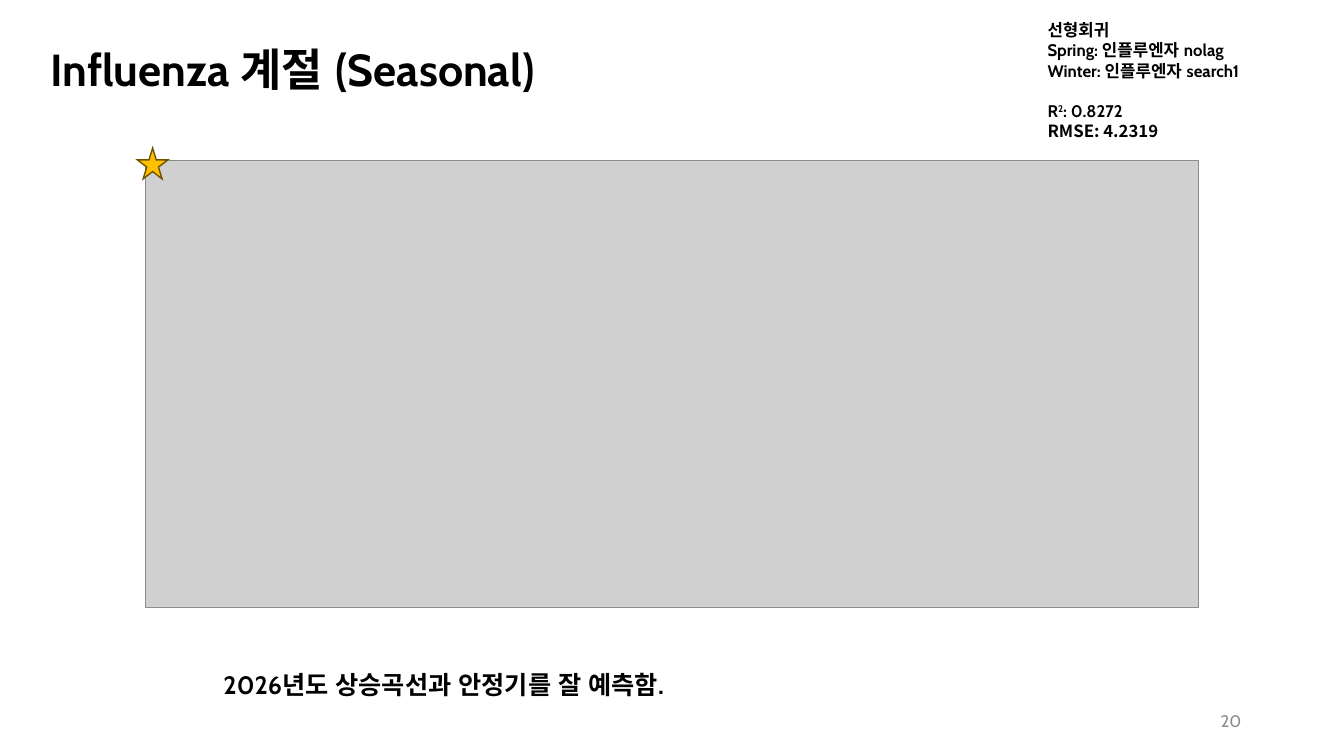
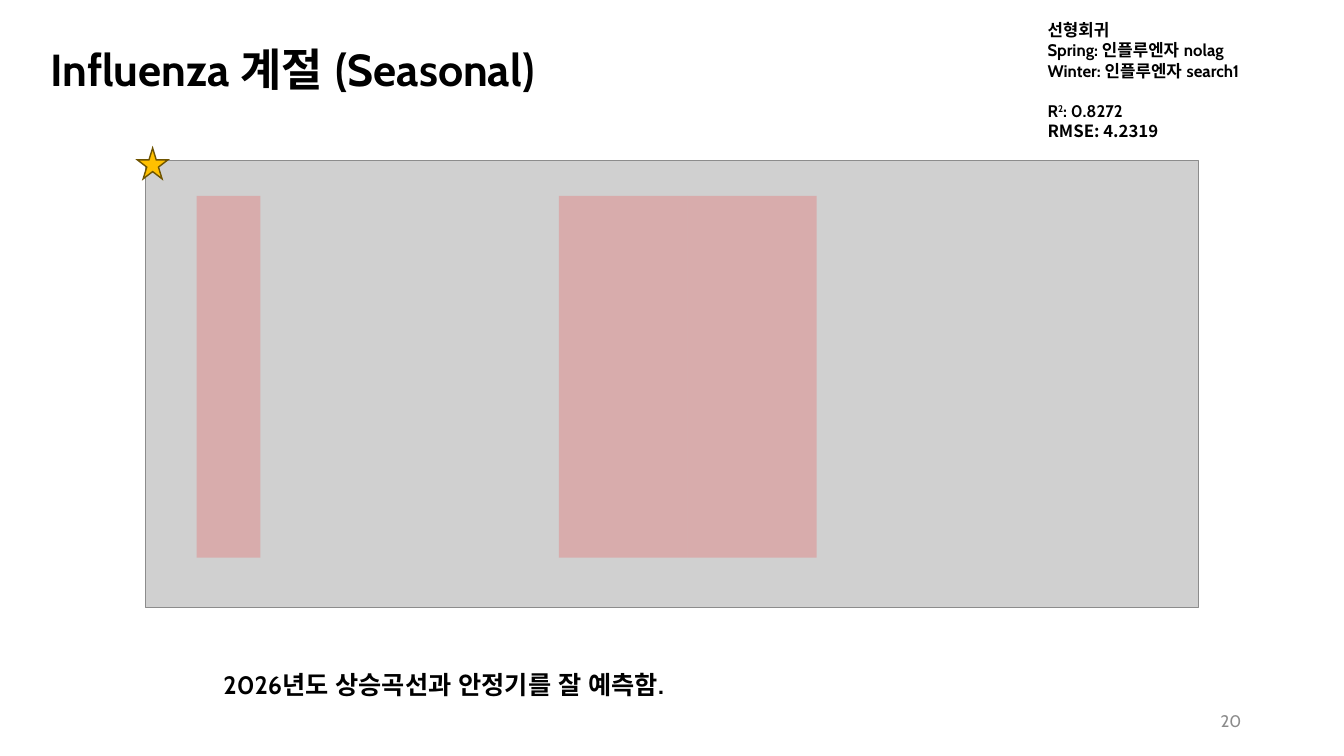
Before and after one commit to sjnkang/EpiSearch, a slide deck: slide 20 of meeting/2026-09-22.pptx. Drawn at 1344x756 pixels with LibreOffice and Linux fonts; fonts in the diff are those of the drawing; grey boxes stand for pictures. Boxes give left, top, right and bottom in pixels: in the first picture for what was removed or moved away, otherwise in the second. Text is boxed around its words. In the diff, an @@ line names an element or a change of style, - is before the commit and + after.

```diff
--- a/meeting/2026-09-22.pptx
+++ b/meeting/2026-09-22.pptx
@@ rectangle added at [197, 196, 260, 558], fill #FF0909 at 18% opacity @@
@@ rectangle added at [559, 196, 688, 558], fill #FF0909 at 18% opacity @@
@@ rectangle added at [688, 196, 817, 558], fill #FF0909 at 18% opacity @@
```
Also in this commit, not shown: 6 other slides changed, 3 slides added, 8 other files.
